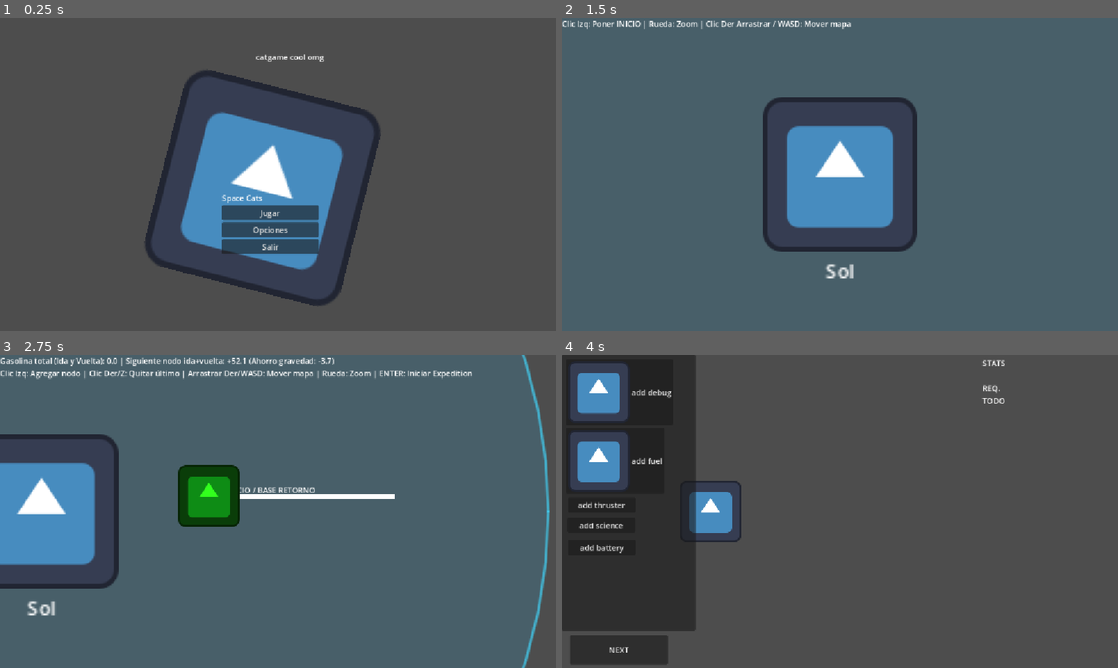
Above: before the commit, frames 1-4 (two rows, left to right).
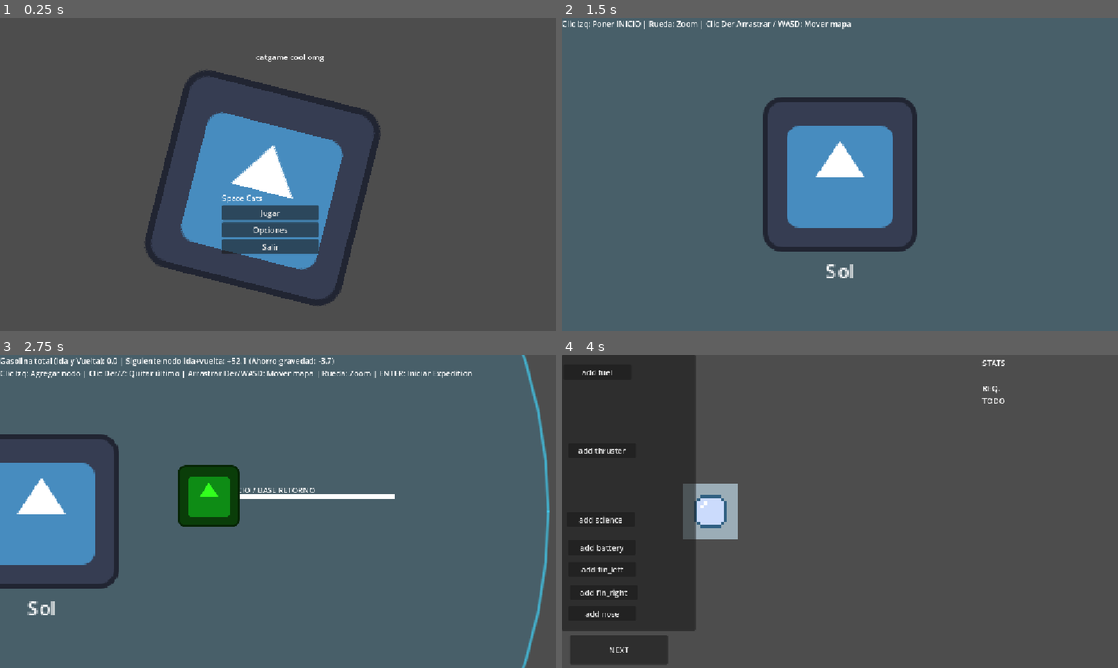
Above: after the commit, the same moments.

Repository: Buwwet/catspace-NASA26
Game: Godot game, scene res://src/main.tscn
Two runs of this game, one before a commit and one after it. Both use one fixed random seed, a clock stepped at 60 frames per second and the inputs below. The engine's default icon, where the game draws it, is replaced by a stand-in: a white triangle on a blue panel in a dark square.
Inputs (mouse positions are in pixels of both pictures, inside the frame that each line leads up to):
- Up to frame 1 (0.25 s): no input
- Up to frame 2 (1.5 s): click "Jugar" at 0.5 s; click "PLAY" at 1.25 s
- Up to frame 3 (2.75 s): tap Enter at 2 s; move the mouse to (400, 495) at 2.02 s; hold D from 2.03 s (still down); tap Z at 2.1 s; click (400, 495) at 2.17 s; tap Space at 2.27 s
- Up to frame 4 (4 s): release D at 2.75 s; drag from (728, 527) to (600, 511) at 2.77 s; tap Space at 3.5 s; move the mouse to (895, 442) at 3.52 s; hold D from 3.53 s (still down); tap Enter at 3.6 s

The runs differ from the first frame. In frame 1, 0.6% of the frame differs, in the area x 32-62%, y 11-81%; in frame 2, 0.7%; in frame 3, 1.5%; in frame 4, 6.5%, in the area x 1-80%, y 1-96%.

Commit message:
TILES VISIBLES

Diff:
--- a/project.godot
+++ b/project.godot
@@ -31,6 +31,7 @@
 
 [rendering]
 
+textures/canvas_textures/default_texture_filter=0
 rendering_device/driver.windows="d3d12"
 renderer/rendering_method="gl_compatibility"
 renderer/rendering_method.mobile="gl_compatibility"
--- a/src/craft/tiles/AllTiles.tscn
+++ b/src/craft/tiles/AllTiles.tscn
@@ -2,6 +2,14 @@
 
 [ext_resource type="PackedScene" uid="uid://bd5hoov73uhh7" path="res://src/craft/tiles/Tile.tscn" id="1_egxie"]
 [ext_resource type="Texture2D" uid="uid://dkjvucxfne3t2" path="res://icon.svg" id="2_5nq7i"]
+[ext_resource type="Texture2D" uid="uid://b42ui3pspnvfo" path="res://assets/tile/2.png" id="3_5nq7i"]
+[ext_resource type="Texture2D" uid="uid://whu3csuruon" path="res://assets/tile/3.png" id="4_quufk"]
+[ext_resource type="Texture2D" uid="uid://dcgo37ay6s4u0" path="res://assets/tile/6.png" id="5_0h1ao"]
+[ext_resource type="Texture2D" uid="uid://dotipfh4rnq1u" path="res://assets/tile/4.png" id="6_0h1ao"]
+[ext_resource type="Texture2D" uid="uid://whai2iagcjjm" path="res://assets/tile/5.png" id="7_f01ci"]
+[ext_resource type="Texture2D" uid="uid://dv6chpbs18wif" path="res://assets/tile/1.png" id="7_t188n"]
+[ext_resource type="Texture2D" uid="uid://b06h28yk5ofel" path="res://assets/tile/Telescopio.png" id="9_3ia06"]
+[ext_resource type="Texture2D" uid="uid://h5qnulp6c7gm" path="res://assets/tile/Energia.png" id="10_kfhyk"]
 
 [node name="AllTiles" type="Node2D" unique_id=598207287]
 
@@ -14,15 +22,15 @@
 weight = 1400.0
 science_capability = 0.5
 power_ammount = 0.6
-connection_points = Array[Vector2]([Vector2(0, 1)])
-tile_img = ExtResource("2_5nq7i")
+connection_points = Array[Vector2]([Vector2(0, 1), Vector2(0, -1)])
+tile_img = ExtResource("3_5nq7i")
 
 [node name="fuel" parent="." unique_id=557798046 instance=ExtResource("1_egxie")]
 position = Vector2(310, 0)
 id = "fuel"
 weight = 300.0
 fuel = 700.0
-tile_img = ExtResource("2_5nq7i")
+tile_img = ExtResource("4_quufk")
 
 [node name="thruster" parent="." unique_id=1150613595 instance=ExtResource("1_egxie")]
 position = Vector2(450, 0)
@@ -30,7 +38,25 @@
 weight = 1000.0
 thrust = 1
 connection_points = Array[Vector2]([Vector2(0, -1)])
-tile_img = ExtResource("2_5nq7i")
+tile_img = ExtResource("5_0h1ao")
+
+[node name="fin_left" parent="." unique_id=627417314 instance=ExtResource("1_egxie")]
+position = Vector2(450, 161)
+id = "thruster"
+connection_points = Array[Vector2]([Vector2(1, 0), Vector2(-1, 0)])
+tile_img = ExtResource("6_0h1ao")
+
+[node name="nose" parent="." unique_id=1816166531 instance=ExtResource("1_egxie")]
+position = Vector2(255, 158)
+id = "thruster"
+connection_points = Array[Vector2]([Vector2(0, 1), Vector2(0, -1)])
+tile_img = ExtResource("7_t188n")
+
+[node name="fin_right" parent="." unique_id=2011936424 instance=ExtResource("1_egxie")]
+position = Vector2(590, 156)
+id = "thruster"
+connection_points = Array[Vector2]([Vector2(1, 0), Vector2(-1, 0)])
+tile_img = ExtResource("7_f01ci")
 
 [node name="science" parent="." unique_id=956137644 instance=ExtResource("1_egxie")]
 position = Vector2(583, 0)
@@ -38,11 +64,11 @@
 weight = 500.0
 science_capability = 2.0
 power_ammount = -1.0
-tile_img = ExtResource("2_5nq7i")
+tile_img = ExtResource("9_3ia06")
 
 [node name="battery" parent="." unique_id=1783286206 instance=ExtResource("1_egxie")]
 position = Vector2(718, 0)
 id = "science_kit"
 weight = 500.0
 power_ammount = 1.0
-tile_img = ExtResource("2_5nq7i")
+tile_img = ExtResource("10_kfhyk")
--- a/src/craft/tiles/Tile.tscn
+++ b/src/craft/tiles/Tile.tscn
@@ -9,6 +9,7 @@
 script = ExtResource("1_uys4b")
 
 [node name="Sprite2D" type="Sprite2D" parent="." unique_id=825909325]
+scale = Vector2(0.7, 0.7)
 
 [node name="StaticBody2D" type="CharacterBody2D" parent="." unique_id=1470785824]
 
--- a/src/modes/construction/ConstructionMode.tscn
+++ b/src/modes/construction/ConstructionMode.tscn
@@ -22,23 +22,20 @@
 offset_right = 277.0
 offset_bottom = 571.0
 
-[node name="AddTileButton" parent="CanvasLayer/ItemList" unique_id=1485613823 instance=ExtResource("6_qdo0r")]
-position = Vector2(8, 9)
-title = "add debug"
-
 [node name="AddTileButton2" parent="CanvasLayer/ItemList" unique_id=696966819 instance=ExtResource("6_qdo0r")]
-position = Vector2(8, 151)
+position = Vector2(3, 20)
 title = "add fuel"
 id = "fuel"
+icon = null
 
 [node name="AddTileButton3" parent="CanvasLayer/ItemList" unique_id=2146194320 instance=ExtResource("6_qdo0r")]
-position = Vector2(12, 295)
+position = Vector2(13, 182)
 title = "add thruster"
 id = "thruster"
 icon = null
 
 [node name="AddTileButton4" parent="CanvasLayer/ItemList" unique_id=2059537931 instance=ExtResource("6_qdo0r")]
-position = Vector2(11, 337)
+position = Vector2(10, 325)
 title = "add science"
 id = "science"
 icon = null
@@ -47,6 +44,24 @@
 position = Vector2(12, 383)
 title = "add battery"
 id = "battery"
+icon = null
+
+[node name="AddTileButton6" parent="CanvasLayer/ItemList" unique_id=1485613823 instance=ExtResource("6_qdo0r")]
+position = Vector2(13, 428)
+title = "add fin_left"
+id = "fin_left"
+icon = null
+
+[node name="AddTileButton7" parent="CanvasLayer/ItemList" unique_id=566752704 instance=ExtResource("6_qdo0r")]
+position = Vector2(16, 476)
+title = "add fin_right"
+id = "fin_right"
+icon = null
+
+[node name="AddTileButton8" parent="CanvasLayer/ItemList" unique_id=646092858 instance=ExtResource("6_qdo0r")]
+position = Vector2(13, 520)
+title = "add nose"
+id = "nose"
 icon = null
 
 [node name="Label" type="Label" parent="CanvasLayer" unique_id=1834501811]
Binary file added: assets/tile/1.png
Not shown, added: assets/tile/1.png.import
Binary file added: assets/tile/2.png
Not shown, added: assets/tile/2.png.import
Binary file added: assets/tile/3.png
Not shown, added: assets/tile/3.png.import
Binary file added: assets/tile/4.png
Not shown, added: assets/tile/4.png.import
Binary file added: assets/tile/5.png
Not shown, added: assets/tile/5.png.import
Binary file added: assets/tile/6.png
Not shown, added: assets/tile/6.png.import
(and 10 more such lines)
